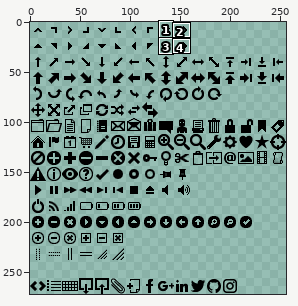
A sprite sheet gets an edit: img/ui-icon-sprite.png. The first picture is a wide view before the edit; the outline marks the close-up.
Close-up. Old version:
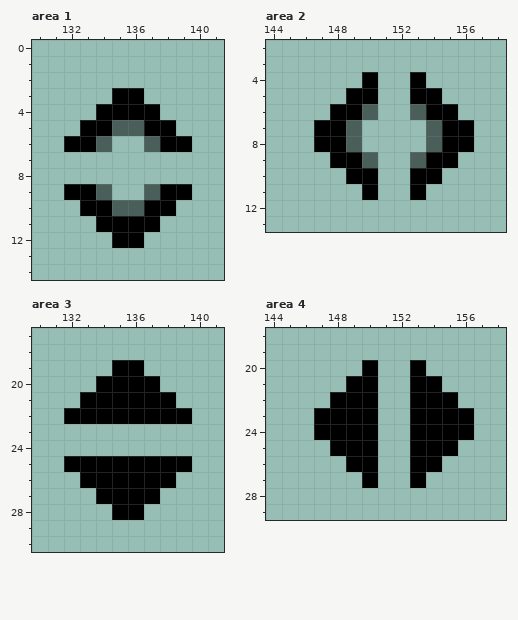
The file is 256x272 pixels. Pixels under 10% opacity are left out. Colours within 5 levels of each other are drawn and written as one. Shown: area 1: x 130..141, y 0..14; area 2: x 144..158, y 2..13; area 3: x 130..141, y 17..30; area 4: x 144..158, y 18..29. The commit also changed other parts of the picture, which this record leaves out.
New version:
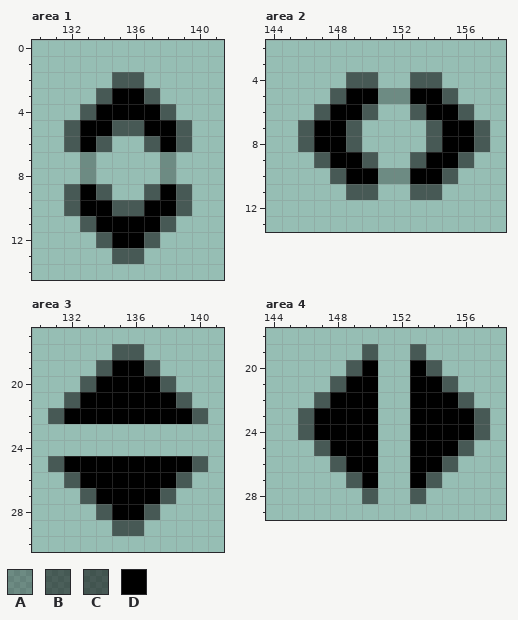
Palette (. is transparent): A #00000045  B #00000080  C #00000087  D #000000
The exact change:
Changed rows in their new state; - is an unchanged pixel.
Area 1:
first column x 132:
 2 ---CC---
 3 --C--C--
 4 -C----C-
 5 C--CC--C
 6 C-C--C-C
 7 -A----A-
 8 -A----A-
 9 C-C--C-C
10 C--CC--C
11 -C----C-
12 --C--C--
13 ---CC---
Area 2:
first column x 146:
 4 ---CC--CC---
 5 --C--AA--C--
 6 -C--C--C--C-
 7 C--C----C--C
 8 C--C----C--C
 9 -C--C--C--C-
10 --C--AA--C--
11 ---CC--CC---
Area 3:
first column x 131:
18 ----CC----
19 ---C--C---
20 --C----C--
21 -C------C-
22 C--------C
25 C--------C
26 -C------C-
27 --C----C--
28 ---C--C---
29 ----CC----
Area 4:
first column x 146:
19 ----C--C----
20 ---C----C---
21 --C------C--
22 -C--------C-
23 C----------C
24 C----------C
25 -C--------C-
26 --C------C--
27 ---C----C---
28 ----C--C----
